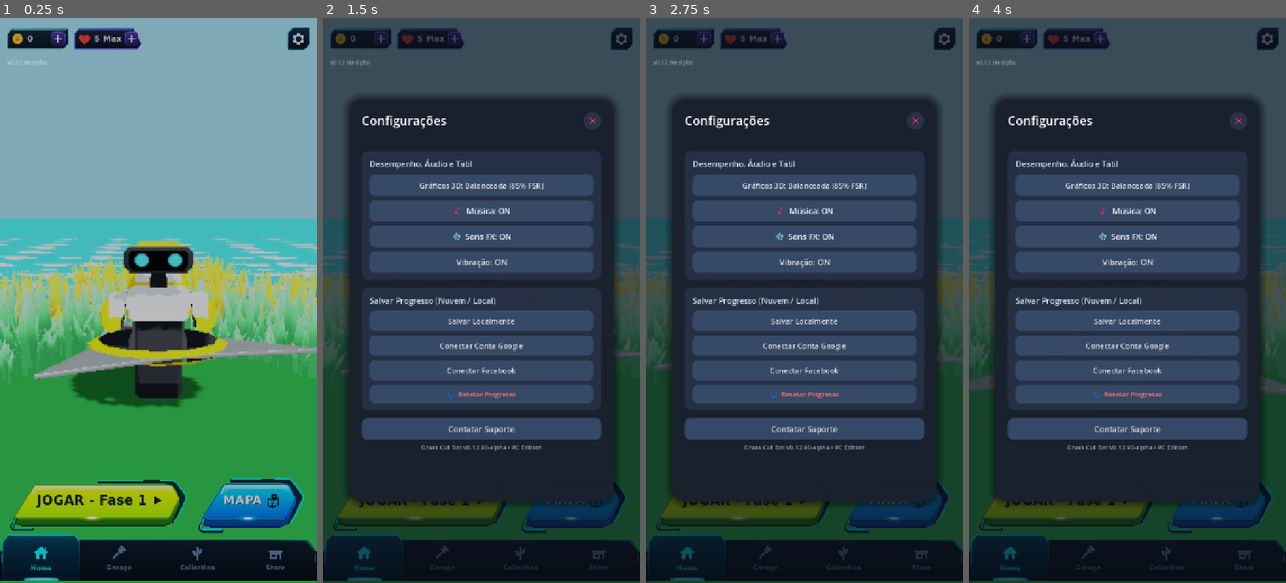
Above: before the commit, frames 1-4 (left to right).
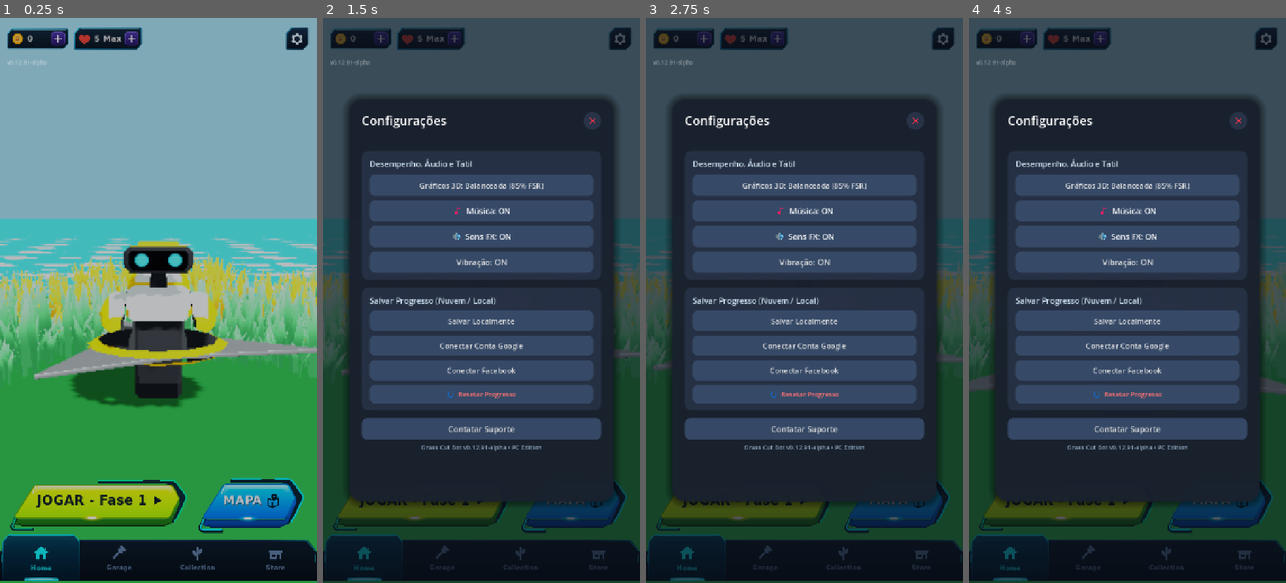
Above: after the commit, the same moments.

Repository: rogerbif/grass-cut-bot
Game: Godot game, scene res://scenes/menu/main_menu.tscn
Two runs of this game, one before a commit and one after it. Both use one fixed random seed, a clock stepped at 60 frames per second and the inputs below.
Inputs (mouse positions are in pixels of both pictures, inside the frame that each line leads up to):
- Up to frame 1 (0.25 s): no input
- Up to frame 2 (1.5 s): click (620, 40) at 0.5 s; click (421, 503) at 1.25 s
- Up to frame 3 (2.75 s): click (744, 503) at 2 s
- Up to frame 4 (4 s): click (1026, 40) at 2.77 s; click (1222, 503) at 3.5 s

The runs differ from the first frame. In frame 1, 0.4% of the frame differs, in the area x 8-98%, y 1-9%; in frame 2, 0.2%; in frame 3, 0.2%; in frame 4, 0.2%.

Commit message:
style(ui): padronizacao da forma e borda do badge de vidas e largura de settings [v0.12.91-alpha]

Diff:
--- a/assets/ui/topbar/badge_life_bg.svg
+++ b/assets/ui/topbar/badge_life_bg.svg
@@ -1,30 +1,31 @@
-<svg xmlns="http://www.w3.org/2000/svg" width="170" height="54" viewBox="0 0 170 54">
+<svg xmlns="http://www.w3.org/2000/svg" width="160" height="54" viewBox="0 0 160 54">
   <defs>
-    <linearGradient id="life_bg_grad" x1="0%" y1="0%" x2="0%" y2="100%">
-      <stop offset="0%" stop-color="#141738" stop-opacity="0.95" />
-      <stop offset="100%" stop-color="#090a1c" stop-opacity="0.98" />
+    <linearGradient id="coin_bg_grad" x1="0%" y1="0%" x2="0%" y2="100%">
+      <stop offset="0%" stop-color="#0a1d30" stop-opacity="0.95" />
+      <stop offset="100%" stop-color="#050e18" stop-opacity="0.98" />
     </linearGradient>
-    <linearGradient id="life_border_grad" x1="0%" y1="0%" x2="100%" y2="100%">
-      <stop offset="0%" stop-color="#46a0fc" />
-      <stop offset="50%" stop-color="#586ffc" />
-      <stop offset="100%" stop-color="#8852ff" />
+    <linearGradient id="coin_border_grad" x1="0%" y1="0%" x2="100%" y2="100%">
+      <stop offset="0%" stop-color="#2bd9fe" />
+      <stop offset="50%" stop-color="#1480b0" />
+      <stop offset="100%" stop-color="#0e5676" />
     </linearGradient>
   </defs>
 
-  <!-- Parallelogram/slanted right edge plate: top-left chamfer (10px) and slanted right edge -->
+  <!-- Chamfered plate: top-left chamfer (10px) and bottom-right chamfer (12px) -->
   <path d="M 12 2
-           L 148 2
-           L 168 40
-           L 158 52
+           L 156 2
+           Q 158 2 158 4
+           L 158 40
+           L 146 52
            L 4 52
            Q 2 52 2 50
            L 2 14
            L 12 2 Z"
-        fill="url(#life_bg_grad)"
-        stroke="url(#life_border_grad)"
+        fill="url(#coin_bg_grad)"
+        stroke="url(#coin_border_grad)"
         stroke-width="2.5"
         stroke-linejoin="round" />
 
   <!-- Top highlight cyber line -->
-  <path d="M 16 4 L 144 4" stroke="#a0c8ff" stroke-width="1.5" stroke-linecap="round" stroke-opacity="0.6" />
+  <path d="M 16 4 L 152 4" stroke="#8bf0ff" stroke-width="1.5" stroke-linecap="round" stroke-opacity="0.6" />
 </svg>
--- a/project.godot
+++ b/project.godot
@@ -8,12 +8,12 @@
 
 config_version=5
 
-"Ã¯Â»Â¿config_version"=5
+"ÃƒÂ¯Ã‚Â»Ã‚Â¿config_version"=5
 
 [application]
 
 config/name="Grass Cut Bot"
-config/version="0.12.90-alpha"
+config/version="0.12.91-alpha"
 run/main_scene="res://scenes/menu/main_menu.tscn"
 config/features=PackedStringArray("4.7", "Mobile")
 boot_splash/image="uid://3pegaomvcdut"
--- a/scenes/menu/main_menu.tscn
+++ b/scenes/menu/main_menu.tscn
@@ -114,7 +114,7 @@
 mouse_filter = 2
 
 [node name="SettingsButton" type="TextureButton" parent="CanvasLayer/TopBar/HBox"]
-custom_minimum_size = Vector2(52, 52)
+custom_minimum_size = Vector2(58, 52)
 layout_mode = 2
 size_flags_vertical = 4
 focus_mode = 0
--- a/scripts/core/game_version.gd
+++ b/scripts/core/game_version.gd
@@ -2,17 +2,17 @@
 extends RefCounted
 
 ## Gerenciador Central de Versionamento - Grass Cut Bot (Game SemVer).
-## Fonte canÃ´nica para a versÃ£o do jogo, ciclo de maturidade (Alpha, Beta, Gold)
-## e compatibilidade de saves e presets de exportaÃ§Ã£o.
+## Fonte canÃƒÂ´nica para a versÃƒÂ£o do jogo, ciclo de maturidade (Alpha, Beta, Gold)
+## e compatibilidade de saves e presets de exportaÃƒÂ§ÃƒÂ£o.
 
 const MAJOR: int = 0
 const MINOR: int = 12
-const PATCH: int = 90
+const PATCH: int = 91
 const STAGE: String = "ALPHA" # "PRE-ALPHA", "ALPHA", "BETA", "RC", "RELEASE"
 const BUILD_TYPE: String = "dev" # "dev", "nightly", "public"
 
-## Retorna a versÃ£o crua sem prefixo 'v' (ex: "0.12.67-alpha").
-## LÃª dinamicamente do ProjectSettings se disponÃ­vel para garantir sincronizaÃ§Ã£o automÃ¡tica.
+## Retorna a versÃƒÂ£o crua sem prefixo 'v' (ex: "0.12.67-alpha").
+## LÃƒÂª dinamicamente do ProjectSettings se disponÃƒÂ­vel para garantir sincronizaÃƒÂ§ÃƒÂ£o automÃƒÂ¡tica.
 static func get_raw_version() -> String:
 	var proj_ver: String = String(ProjectSettings.get_setting("application/config/version", ""))
 	if not proj_ver.is_empty():
@@ -22,18 +22,18 @@
 		base += "-%s" % STAGE.to_lower()
 	return base
 
-## Retorna a string semÃ¢ntica padrÃ£o com prefixo 'v' (ex: "v0.12.67-alpha")
+## Retorna a string semÃƒÂ¢ntica padrÃƒÂ£o com prefixo 'v' (ex: "v0.12.67-alpha")
 static func get_version_string() -> String:
 	var raw: String = get_raw_version()
 	if not raw.begins_with("v"):
 		return "v%s" % raw
 	return raw
 
-## Retorna o nome completo com tÃ­tulo do jogo (ex: "Grass Cut Bot v0.12.67-alpha")
+## Retorna o nome completo com tÃƒÂ­tulo do jogo (ex: "Grass Cut Bot v0.12.67-alpha")
 static func get_display_name() -> String:
 	return "Grass Cut Bot %s" % get_version_string()
 
-## Retorna um cÃ³digo numÃ©rico de versÃ£o para versionCode do Android (ex: 1267 para 0.12.67)
+## Retorna um cÃƒÂ³digo numÃƒÂ©rico de versÃƒÂ£o para versionCode do Android (ex: 1267 para 0.12.67)
 static func get_version_code() -> int:
 	var raw: String = get_raw_version()
 	var clean: String = raw.trim_prefix("v").split("-")[0]
@@ -42,27 +42,27 @@
 		return parts[0].to_int() * 10000 + parts[1].to_int() * 100 + parts[2].to_int()
 	return MAJOR * 10000 + MINOR * 100 + PATCH
 
-## Retorna se a versÃ£o atual Ã© Pre-Alpha
+## Retorna se a versÃƒÂ£o atual ÃƒÂ© Pre-Alpha
 static func is_pre_alpha() -> bool:
 	return get_raw_version().to_upper().contains("PRE-ALPHA")
 
-## Retorna se a versÃ£o atual Ã© Alpha
+## Retorna se a versÃƒÂ£o atual ÃƒÂ© Alpha
 static func is_alpha() -> bool:
 	return get_raw_version().to_upper().contains("ALPHA") and not is_pre_alpha()
 
-## Retorna se a versÃ£o atual Ã© Beta
+## Retorna se a versÃƒÂ£o atual ÃƒÂ© Beta
 static func is_beta() -> bool:
 	return get_raw_version().to_upper().contains("BETA")
 
-## Retorna se a versÃ£o atual Ã© Release Candidate (Freeze)
+## Retorna se a versÃƒÂ£o atual ÃƒÂ© Release Candidate (Freeze)
 static func is_rc() -> bool:
 	return get_raw_version().to_upper().contains("RC")
 
-## Retorna se a versÃ£o atual Ã© de LanÃ§amento Comercial / Gold Master
+## Retorna se a versÃƒÂ£o atual ÃƒÂ© de LanÃƒÂ§amento Comercial / Gold Master
 static func is_release() -> bool:
 	return not is_pre_alpha() and not is_alpha() and not is_beta() and not is_rc()
 
-## Retorna um dicionÃ¡rio estruturado com todos os metadados da versÃ£o
+## Retorna um dicionÃƒÂ¡rio estruturado com todos os metadados da versÃƒÂ£o
 static func get_full_info() -> Dictionary:
 	var raw: String = get_raw_version()
 	var clean: String = raw.trim_prefix("v").split("-")[0]
Not shown, changed: export_presets.cfg
Not shown, added: docs/historico_melhorias/161_padronizacao_topbar_badge_vidas_e_largura_settings.md
Not shown, changed: docs/historico_melhorias/INDICE_MELHORIAS.md
